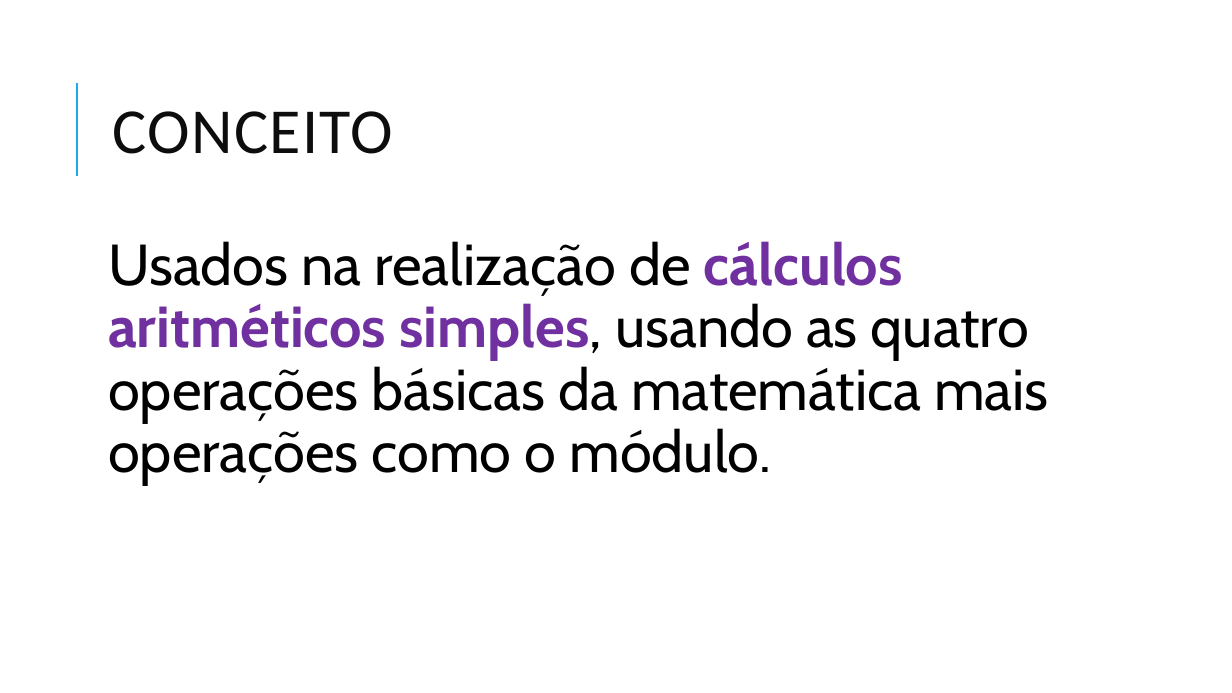
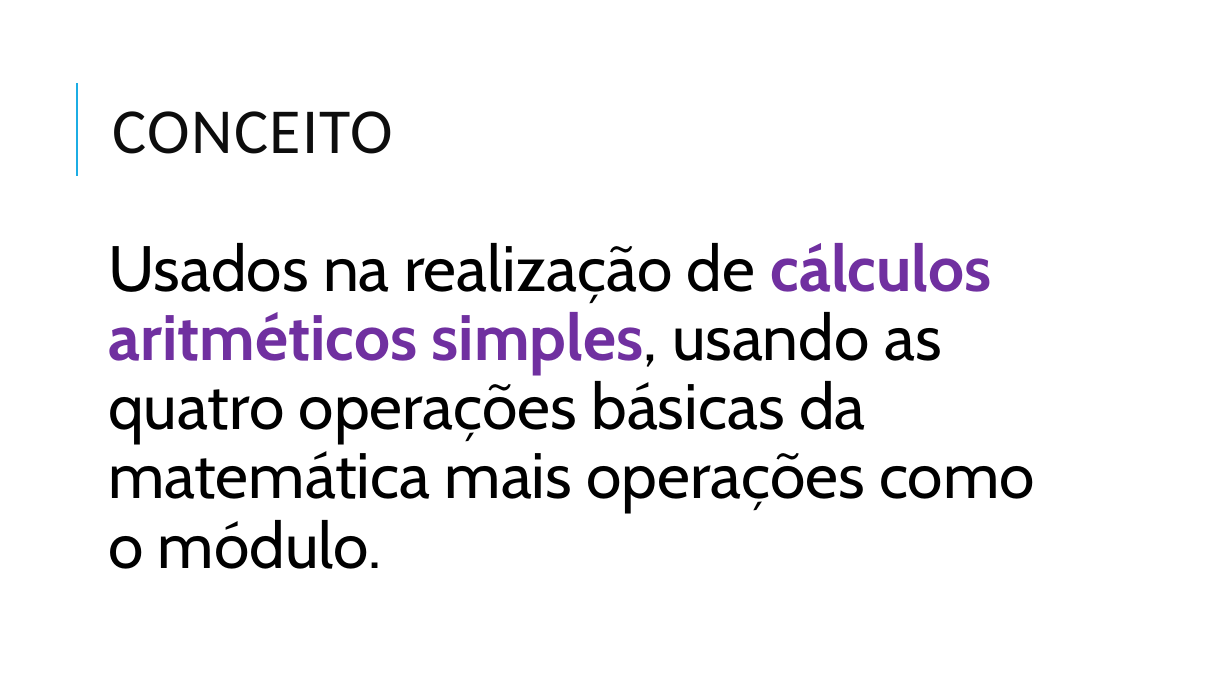
Before and after one commit to danhpaiva/una-teach-mca-202602, a slide deck: slide 6 of slide/pratica/05/05.estrutura_sequencial.pptx (slide 10 before the commit). Drawn at 1232x693 pixels with LibreOffice and Linux fonts; fonts in the diff are those of the drawing. Boxes give left, top, right and bottom in pixels: in the first picture for what was removed or moved away, otherwise in the second. Text is boxed around its words. In the diff, an @@ line names an element or a change of style, - is before the commit and + after.

```diff
--- a/slide/pratica/05/05.estrutura_sequencial.pptx
+++ b/slide/pratica/05/05.estrutura_sequencial.pptx
@@ text "Usados na realização de cálculos ..." at box(108, 243, 1035, 569): size 45 to 50 pt @@
```
Also in this commit, not shown: 2 other slides changed, 4 slides removed, 1 other file.
